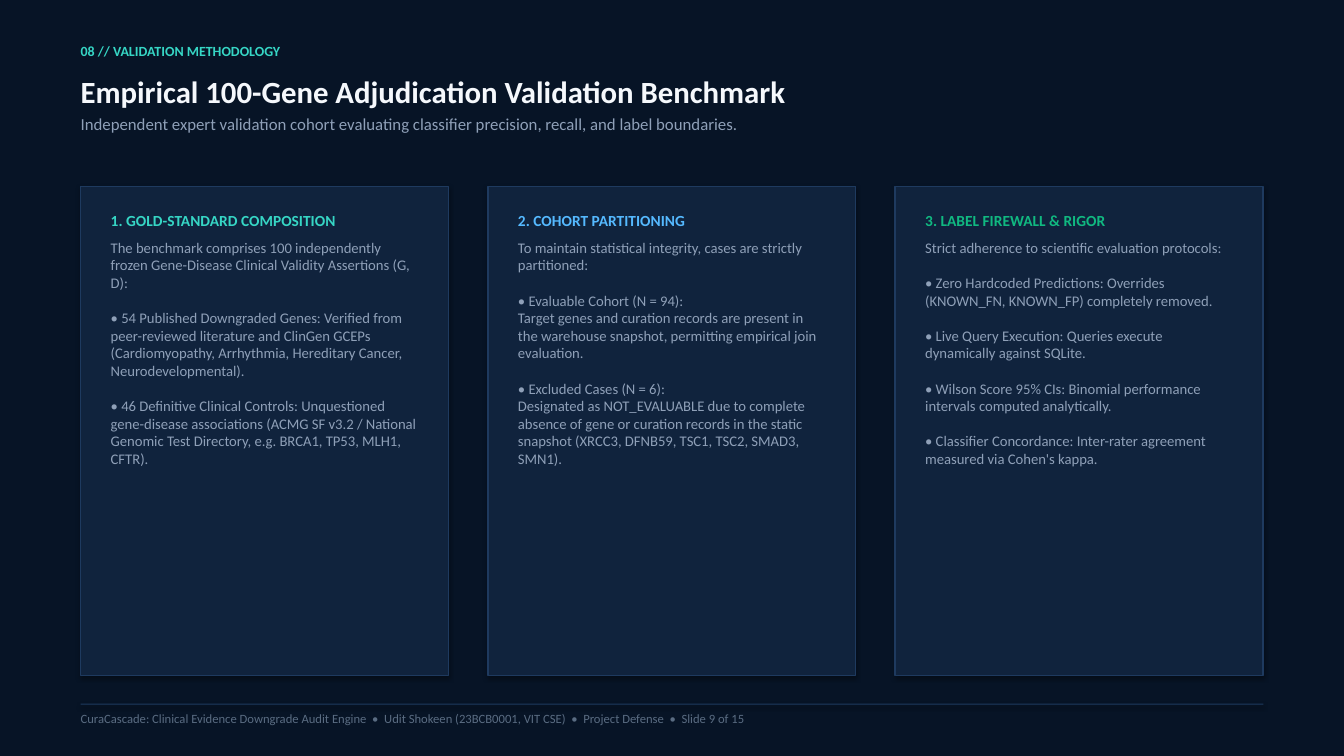
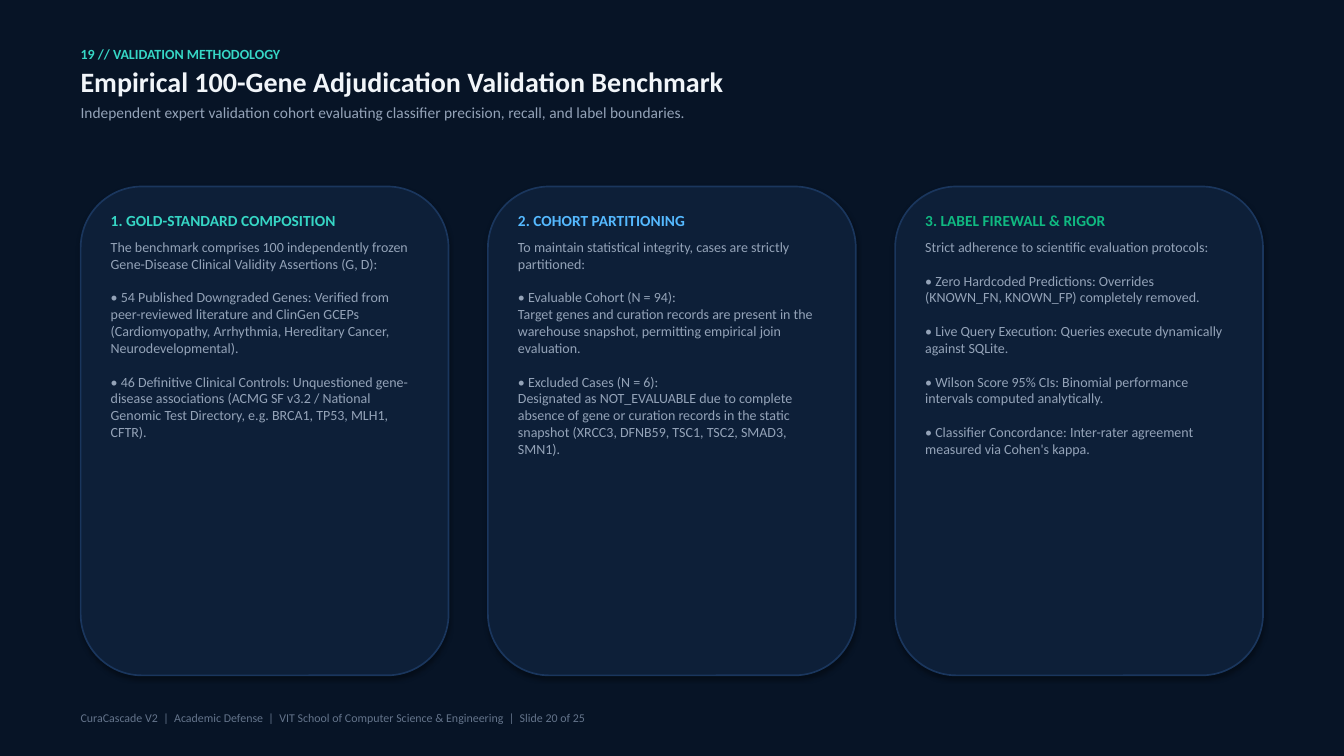
Before and after one commit to uditshokeen14/curacascadeV2, a slide deck: slide 20 of CuraCascade_Presentation_Redesigned.pptx (slide 9 before the commit). Drawn at 1344x756 pixels with LibreOffice and Linux fonts; fonts in the diff are those of the drawing. Boxes give left, top, right and bottom in pixels: in the first picture for what was removed or moved away, otherwise in the second. Text is boxed around its words. In the diff, an @@ line names an element or a change of style, - is before the commit and + after.

Commit message:
feat: complete CuraCascade V2 25-slide defense deck, claim audit, beginner guide, and viva defense bible

```diff
--- a/CuraCascade_Presentation_Redesigned.pptx
+++ b/CuraCascade_Presentation_Redesigned.pptx
@@ background #FFFFFF to #071426 @@
@@ rectangle removed at [0, 0, 1344, 756] @@
@@ text at [81, 50, 280, 59]: paragraph added @@
+19 // VALIDATION METHODOLOGY
@@ text "19 // VALIDATION METHODOLOGY": place and size @@
-text "19 // VALIDATION METHODOLOGY" at [81, 81, 785, 133]
+text "19 // VALIDATION METHODOLOGY" at [81, 50, 723, 121]
@@ text removed at [81, 46, 280, 56] @@
-08 // VALIDATION METHODOLOGY
@@ text at [81, 72, 723, 121]: size 22 to 20 pt, text colour #F5F8FC to #F1F5F9 in "Empirical 100-Gene Adjudication Validation Benchmark"; size 12 to 11 pt, text colour #8FA0B8 to #94A3B8 in "Independent expert validation cohort evaluating classifier p ..."; more space between paragraphs @@
@@ rectangle removed at [81, 187, 449, 676] @@
@@ rounded rectangle added at [81, 187, 449, 676], fill #0D1F38, outline #1A365D 1.2 pt @@
@@ rectangle removed at [488, 187, 856, 676] @@
@@ rounded rectangle added at [488, 187, 856, 676], fill #0D1F38, outline #1A365D 1.2 pt @@
@@ rectangle removed at [895, 187, 1263, 676] @@
@@ rounded rectangle added at [895, 187, 1263, 676], fill #0D1F38, outline #1A365D 1.2 pt @@
@@ text at [111, 242, 408, 439]: size 10.5 to 10 pt, text colour #8FA0B8 to #94A3B8 @@
@@ text at [518, 242, 813, 456]: size 10.5 to 10 pt, text colour #8FA0B8 to #94A3B8 @@
@@ text at [925, 242, 1222, 456]: size 10.5 to 10 pt, text colour #8FA0B8 to #94A3B8 @@
@@ text at [81, 714, 585, 724]: text changed; size 9 to 8.5 pt; text colour #5A6C82 to #64748B @@
-CuraCascade: Clinical Evidence Downgrade Audit Engine • Udit Shokeen (23BCB0001, VIT CSE) • Project Defense • Slide 9 of 15
+CuraCascade V2 | Academic Defense | VIT School of Computer Science & Engineering | Slide 20 of 25
@@ rectangle removed at [81, 704, 1263, 705] @@
```
Also in this commit, not shown: 6 other slides changed, 18 slides added, 8 slides removed, 17 other files.
